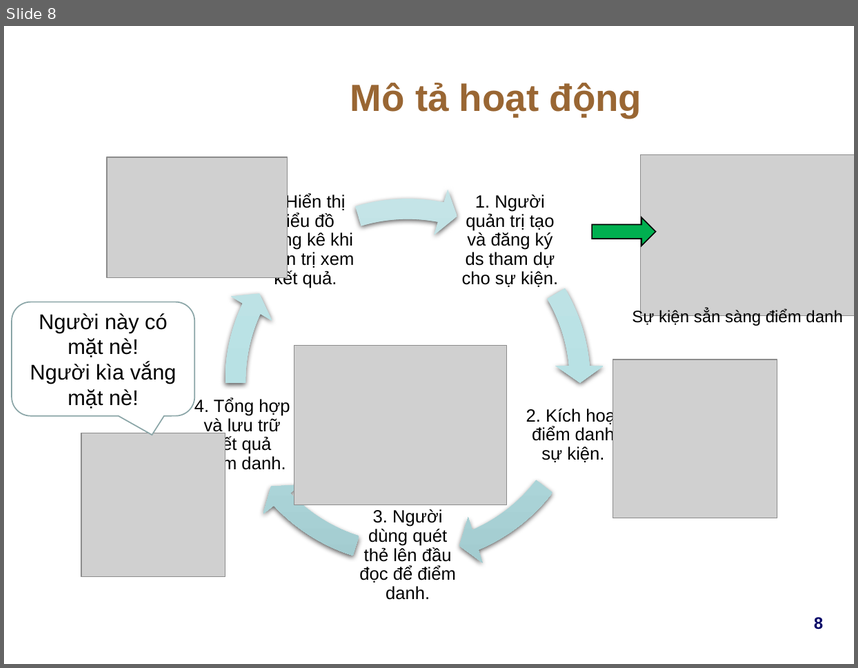
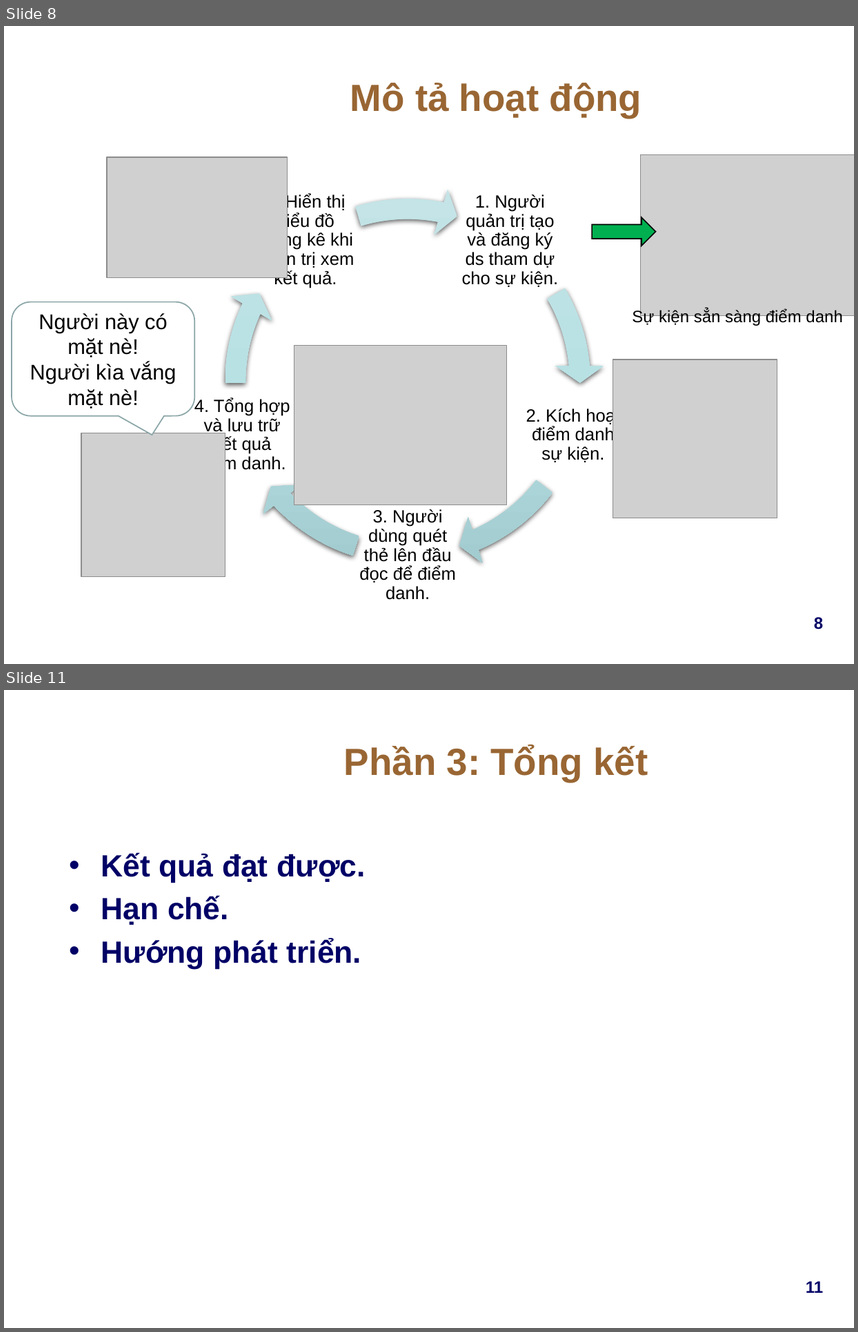
Before and after one commit to Webdien123/diem_danh_rfid, a slide deck: Docs/Report/DD_RFID_FinalReport_v1.0.pptx. Shown one above the other, each under a label of ours: slide 8 before the commit, slides 8 and 11 after it; the slides between them are not shown. The pictures are 858x668 and 858x1332 pixels, drawn with LibreOffice and Linux fonts; fonts in the diff are those of the drawing; grey boxes stand for pictures; background and template pictures are left out. Boxes give left, top, right and bottom in pixels: in the first picture for what was removed or moved away, otherwise in the second. Text is boxed around its words. In the diff, an @@ line names an element or a change of style, - is before the commit and + after.

```diff
--- a/Docs/Report/DD_RFID_FinalReport_v1.0.pptx
+++ b/Docs/Report/DD_RFID_FinalReport_v1.0.pptx
@@ slide 11 added at bbox=[4, 690, 854, 1328], background picture (left out) @@
@@ title added at bbox=[344, 745, 648, 782], 32 pt, text #996633, bold @@
+Phần 3: Tổng kết
@@ text added at bbox=[101, 852, 366, 969], 26 pt, text #000066, bold @@
+• Kết quả đạt được.
+• Hạn chế.
+• Hướng phát triển.
@@ page number added at bbox=[806, 1281, 823, 1292], 14 pt, text #000066, bold @@
+11
```
Also in this commit, not shown: 5 slides changed, 1 other file.
